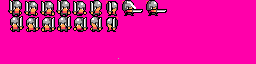
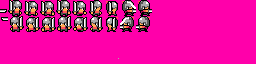
Layer changes from the first 256x64 image to the second:
painted on "sprites.png" over (0, 0, 167, 32)
